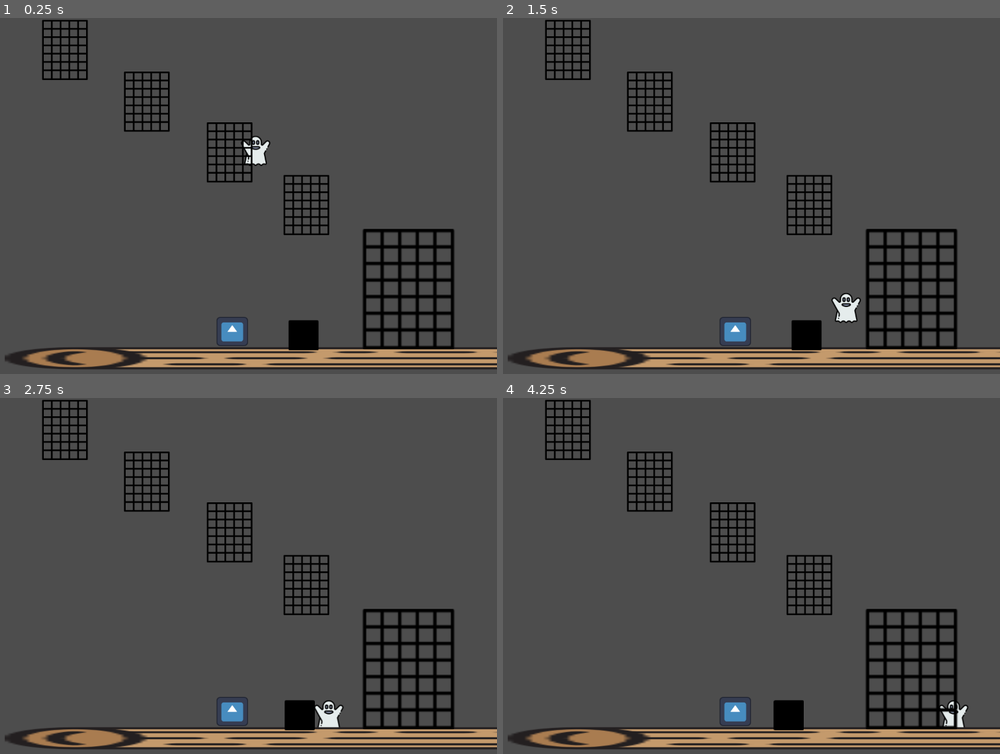
Above: before the commit, frames 1-4 (two rows, left to right).
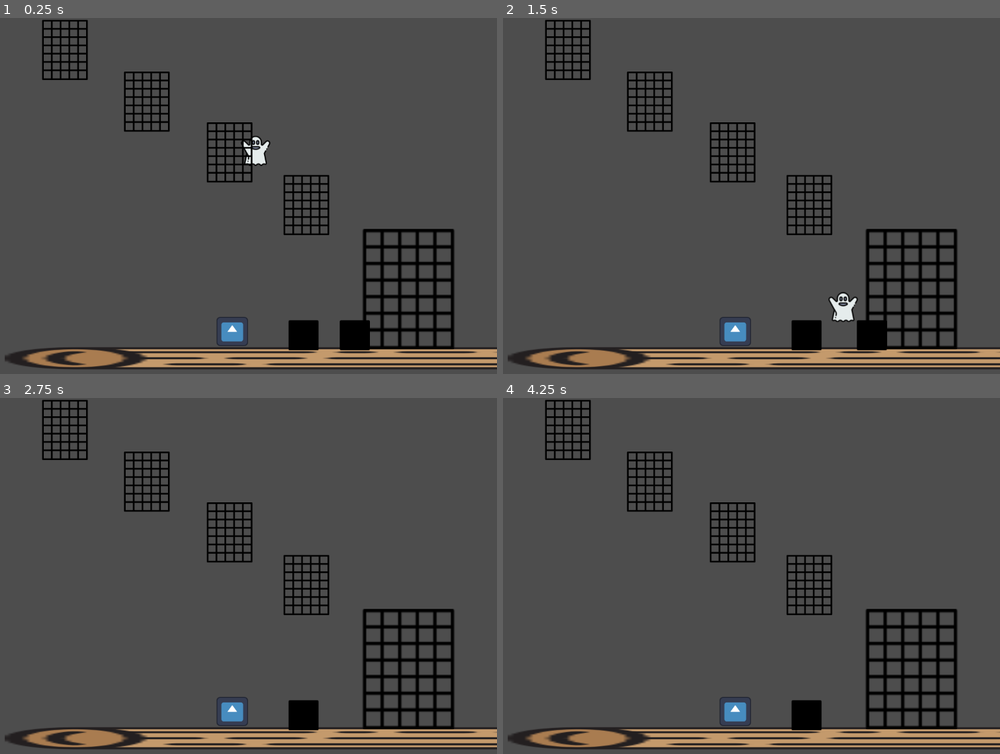
Above: after the commit, the same moments.

Repository: Shinkusen/Bug-me-out
Game: Godot game, scene res://tscn/cenario_1.tscn
Two runs of this game, one before a commit and one after it. Both use one fixed random seed, a clock stepped at 60 frames per second and the inputs below. The engine's default icon, where the game draws it, is replaced by a stand-in: a white triangle on a blue panel in a dark square.
Inputs:
- Up to frame 1 (0.25 s): no input
- Up to frame 2 (1.5 s): hold Up (aumentar_linha) 0.53-1.28 s; hold D (right) from 0.53 s (still down); tap W (up) at 0.77 s; tap Space (climb) at 1.35 s
- Up to frame 3 (2.75 s): tap W (up) at 1.52 s; release D (right) at 2.03 s; hold A (left) from 2.03 s (still down); hold Down (diminuir_linha) from 2.03 s (still down)
- Up to frame 4 (4.25 s): release A (left) at 2.78 s; release Down (diminuir_linha) at 2.78 s; hold D (right) from 2.78 s (still down); tap E (eat) at 2.85 s; tap W (up) at 3.02, 3.77 s; tap Shift (fly) at 3.6 s

The runs differ from the first frame. In frame 1, 0.5% of the frame differs, in the area x 68-75%, y 84-94%; in frame 2, 0.6%; in frame 3, 0.4%; in frame 4, 0.9%, in the area x 54-94%, y 84-94%.

Commit message:
finalizacao corda

Diff:
--- a/scripts/player.gd
+++ b/scripts/player.gd
@@ -29,8 +29,8 @@
 
 const MAX_WEB_LENGTH = 300.0
 const MIN_WEB_LENGTH = 80.0 # Se passar disso, quebra
-const JOINT_STIFFNESS = 50.0
-const JOINT_DAMPING = 8.0
+const JOINT_STIFFNESS = 64.0
+const JOINT_DAMPING = 16.0
 const WINCH_SPEED = 400.0 # Velocidade de aumentar/diminuir linha
 const WEB_SPEED = 400.0
 
@@ -80,22 +80,12 @@
 		WebState.IDLE:
 			physics_movement_logic(delta)
 			web_line.visible = false
-
 		WebState.SHOOTING:
 			process_web_shooting(delta)
-			velocity = Vector2.ZERO
-			move_and_slide()
-
 		WebState.RETRACTING:
 			process_web_retracting(delta)
-			velocity = Vector2.ZERO
-			move_and_slide()
-
 		WebState.PULLING_BLOCK:
 			process_pulling_block(delta)
-			velocity = Vector2.ZERO
-			move_and_slide()
-
 		WebState.CARRYING:
 			physics_movement_logic(delta) # Player se move
 			process_carrying_logic() # Verifica quebra de linha e visual
@@ -196,6 +186,7 @@
 
 func process_web_retracting(delta):
 	current_web_length -= WEB_SPEED * delta
+
 	if current_web_length <= 0:
 		current_web_length = 0
 		current_web_state = WebState.IDLE
--- a/tscn/cenario_1.tscn
+++ b/tscn/cenario_1.tscn
@@ -135,6 +135,9 @@
 [node name="Bloco" parent="." unique_id=130143305 instance=ExtResource("10_pxtd2")]
 position = Vector2(789, 657)
 
+[node name="Bloco2" parent="." unique_id=503634058 instance=ExtResource("10_pxtd2")]
+position = Vector2(898, 654)
+
 [connection signal="body_entered" from="Grade_1/Area" to="Grade_1/Area" method="_on_body_entered"]
 [connection signal="body_exited" from="Grade_1/Area" to="Grade_1/Area" method="_on_body_exited"]
 [connection signal="body_entered" from="Grade_2/Area" to="Grade_2/Area" method="_on_body_entered"]
--- a/tscn/player.tscn
+++ b/tscn/player.tscn
@@ -52,3 +52,5 @@
 disable_collision = false
 length = 120.0
 rest_length = 120.0
+stiffness = 64.0
+damping = 16.0
